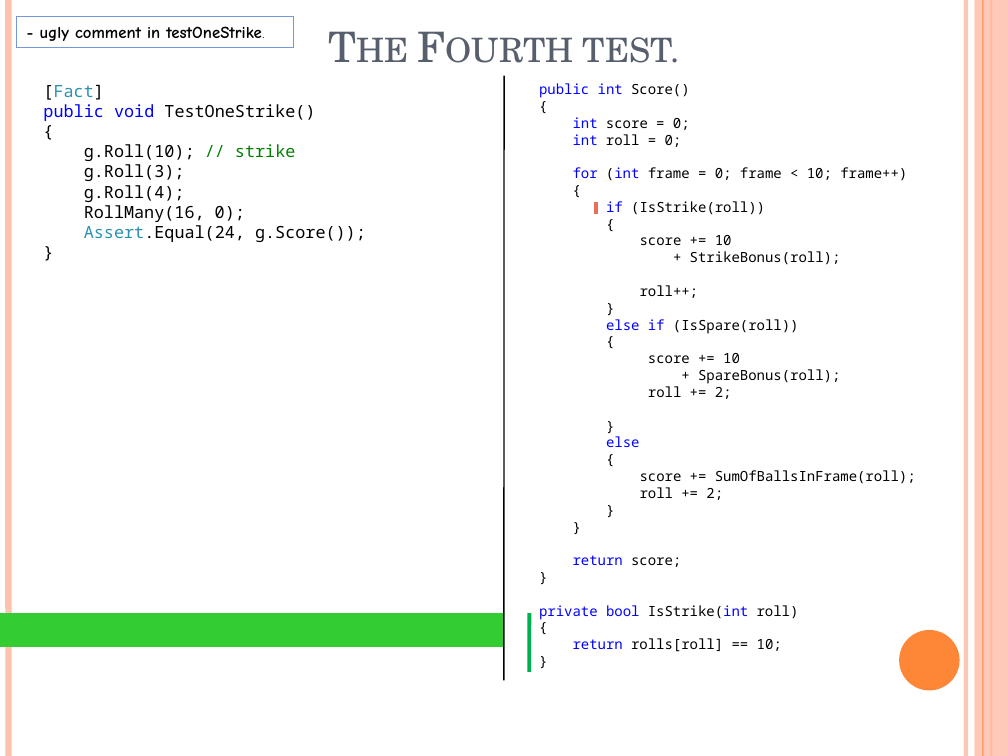
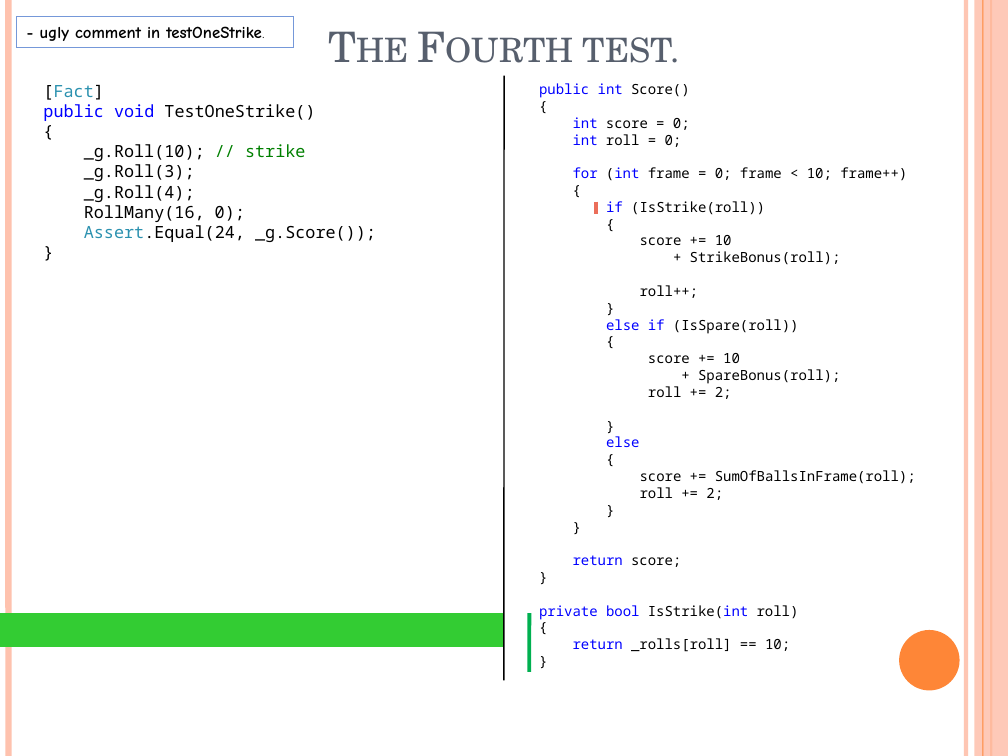
Before and after one commit to nielsruys/workshop-unit-testing, a slide deck: slide 45 of TDD/BowlingGameKata.pptx. Drawn at 1008x756 pixels with LibreOffice and Linux fonts; fonts in the diff are those of the drawing. Boxes give left, top, right and bottom in pixels: in the first picture for what was removed or moved away, otherwise in the second. Text is boxed around its words. In the diff, an @@ line names an element or a change of style, - is before the commit and + after.

```diff
--- a/TDD/BowlingGameKata.pptx
+++ b/TDD/BowlingGameKata.pptx
@@ text at box(84, 144, 305, 202): text changed @@
-g.Roll(10); // strike
-g.Roll(3);
-g.Roll(4);
+_g.Roll(10); // strike
+_g.Roll(3);
+_g.Roll(4);
@@ text at box(84, 225, 376, 242): text changed @@
-Assert.Equal(24, g.Score());
+Assert.Equal(24, _g.Score());
@@ text at box(573, 638, 790, 652): text changed @@
-return rolls[roll] == 10;
+return _rolls[roll] == 10;
```
Also in this commit, not shown: 30 other slides changed, 5 other files.
